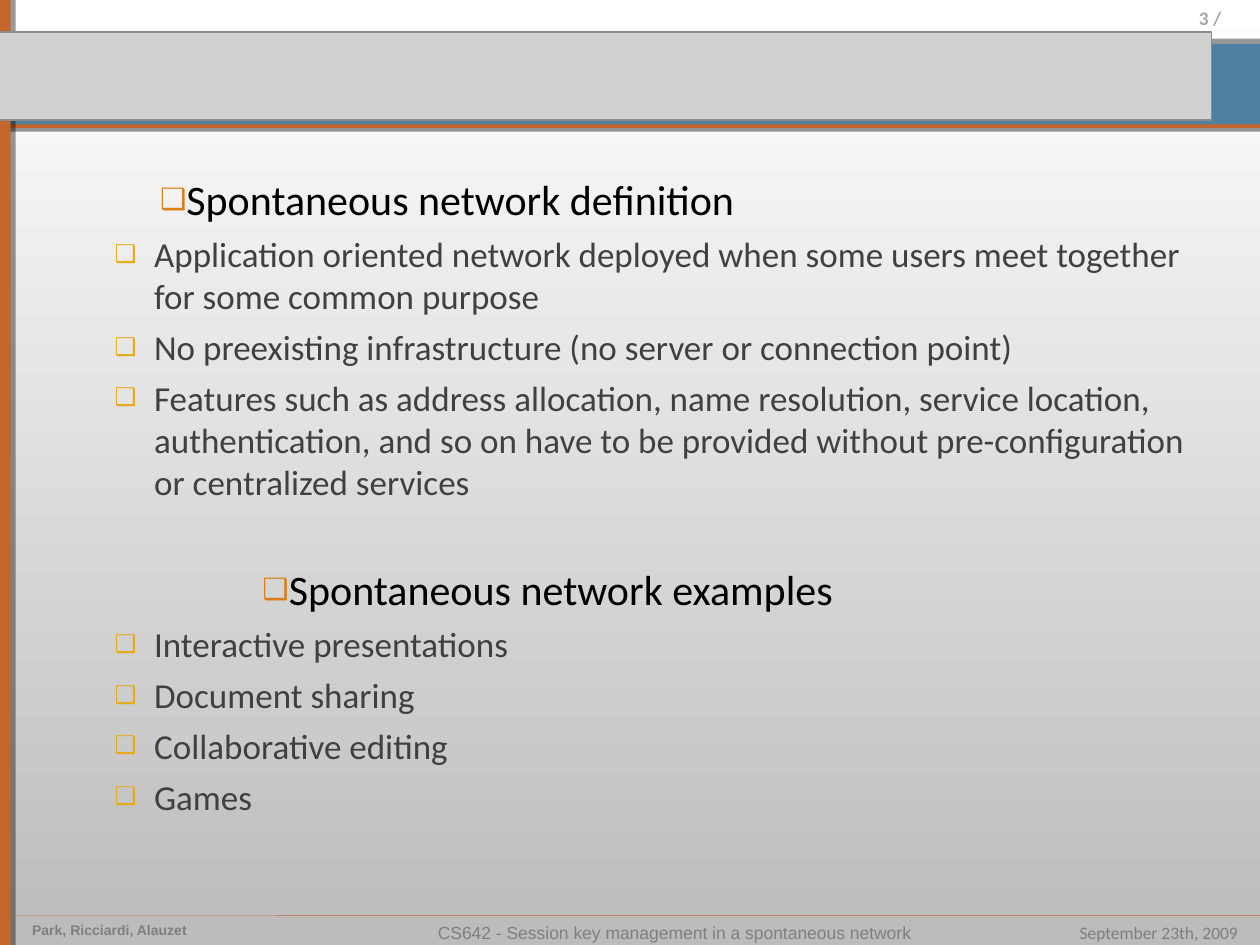
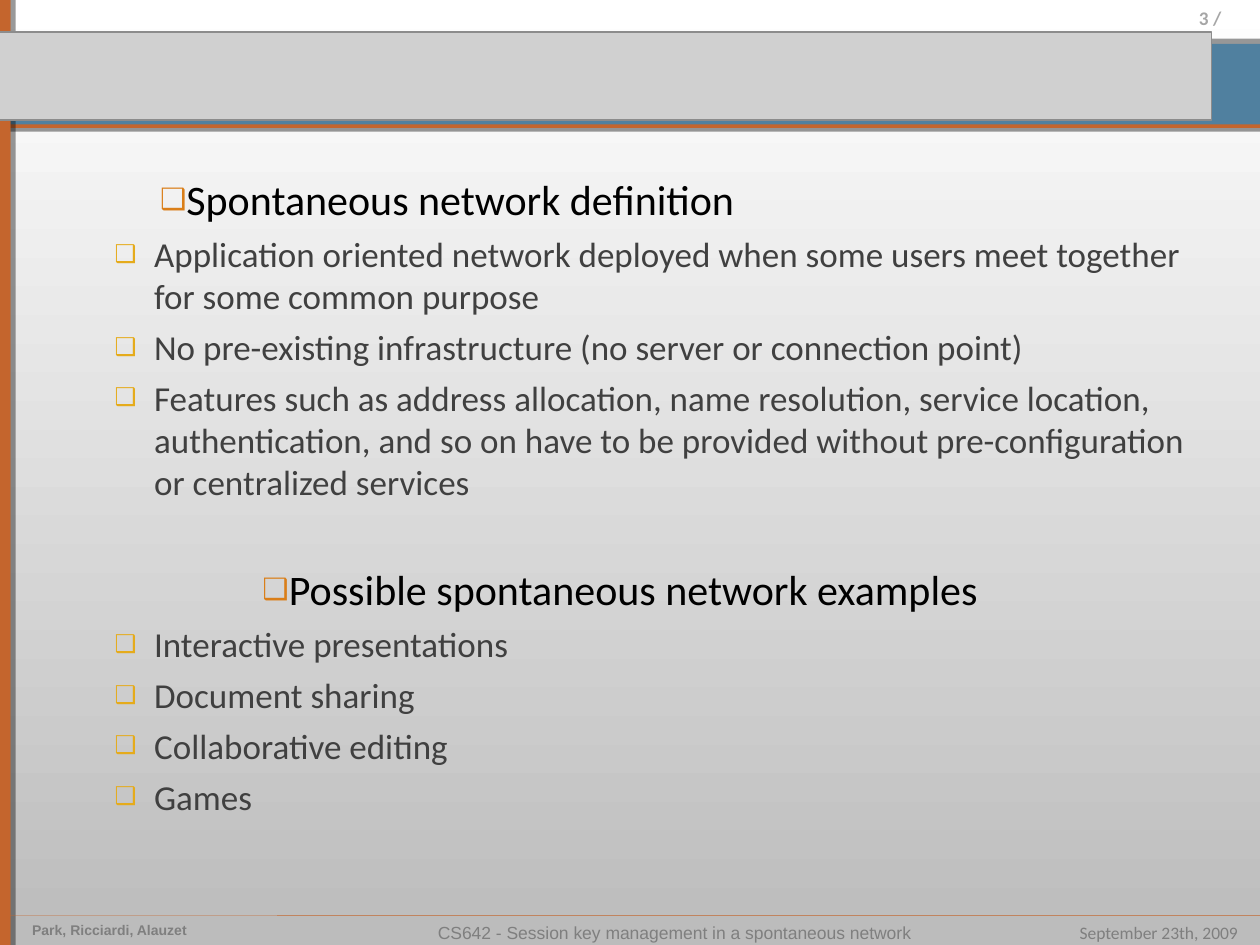
Before and after one commit to pierrealauzet/skemasnet, a slide deck: slide 3 of CS642_HGP_Proposal.ppt. Drawn at 1260x945 pixels with LibreOffice and Linux fonts; fonts in the diff are those of the drawing; grey boxes stand for pictures. Boxes give left, top, right and bottom in pixels: in the first picture for what was removed or moved away, otherwise in the second. Text is boxed around its words. In the diff, an @@ line names an element or a change of style, - is before the commit and + after.

```diff
--- a/CS642_HGP_Proposal.ppt
+++ b/CS642_HGP_Proposal.ppt
@@ text at [154,334,1022,366]: text changed @@
-  ❑ No preexisting infrastructure (no server or connection point)
+  ❑ No pre-existing infrastructure (no server or connection point)
@@ text at [289,576,977,612]: text changed @@
-❑ Spontaneous network examples
+❑ Possible spontaneous network examples
```
Also in this commit, not shown: 2 other slides changed, 1 slide added, 4 other files.
